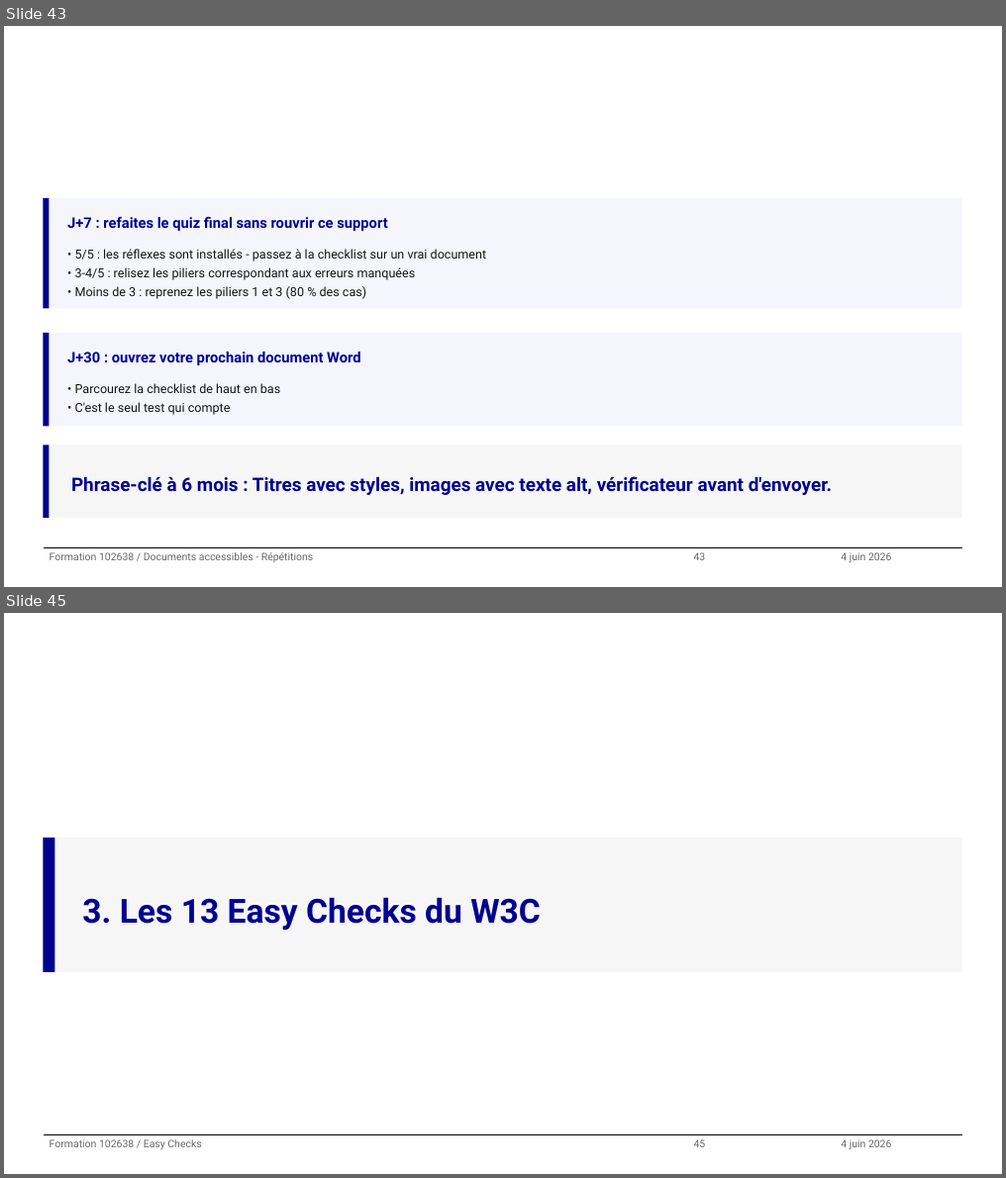
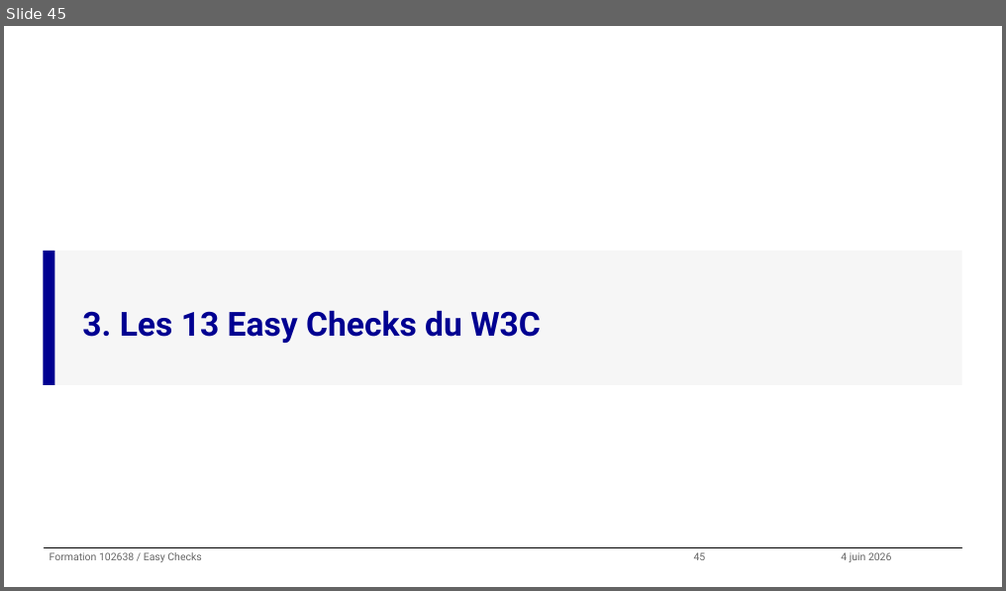
Before and after one commit to alexandra-guiderdoni/usine-fabrication-igpde-102846-ay11, a slide deck: formation-102638-juin-2026.pptx. Shown one above the other, each under a label of ours: slides 43 and 45 before the commit, slide 45 after it; the slides between them are not shown. The pictures are 1006x1178 and 1006x591 pixels, drawn with LibreOffice and Linux fonts; fonts in the diff are those of the drawing; background and template pictures are left out. Boxes give left, top, right and bottom in pixels: in the first picture for what was removed or moved away, otherwise in the second. Text is boxed around its words. In the diff, an @@ line names an element or a change of style, - is before the commit and + after.

Commit message:
Corrections slides IGPDE : composants, quiz, sommaire, clôture
- igpde_dsfr_components : hauteur titre dynamique add_callout/add_alert,
  support \n dans add_highlight
- Slides 27-41 : Stack, stepper 5 items, majuscules, tirets du 6
- Quiz final scindé en 2 slides (questions + réponses)
- Slides 43-44 fusionnées : engagement + cards J+7/J+30/6 mois
- Sommaire : textes courts, row1_top dynamique anti-débordement footer
- 4 nouvelles leçons dans lessons.md

```diff
--- a/formation-102638-juin-2026.pptx
+++ b/formation-102638-juin-2026.pptx
@@ slide 43 removed at (4,26,1002,587), background #FFFFFF; not listed: 1 template element that a slide beside it also shows @@
@@ rectangle removed at (43,198,49,309) @@
@@ rectangle removed at (49,198,962,309) @@
@@ text removed at (49,231,408,274) @@
-Revenez dans 7 jours
@@ text removed at (67,217,387,231) @@
-J+7 : refaites le quiz final sans rouvrir ce support
@@ text removed at (75,249,487,299) @@
-• 5/5 : les réflexes sont installés - passez à la checklist sur un vrai document
-• 3-4/5 : relisez les piliers correspondant aux erreurs manquées
-• Moins de 3 : reprenez les piliers 1 et 3 (80 % des cas)
@@ rectangle removed at (43,333,49,427) @@
@@ rectangle removed at (49,333,962,427) @@
@@ text removed at (67,352,361,366) @@
-J+30 : ouvrez votre prochain document Word
@@ text removed at (75,383,280,415) @@
-• Parcourez la checklist de haut en bas
-• C'est le seul test qui compte
@@ rectangle removed at (43,445,49,518) @@
@@ rectangle removed at (49,445,962,518) @@
@@ text removed at (71,476,832,495) @@
-Phrase-clé à 6 mois : Titres avec styles, images avec texte alt, vérificateur avant d'envoyer.
@@ text removed at (50,553,313,563) @@
-Formation 102638 / Documents accessibles - Répétitions
@@ text removed at (694,553,706,561) @@
-43
@@ text removed at (841,553,892,563) @@
-4 juin 2026
```
Also in this commit, not shown: 56 slides changed, 1 slide added, 14 other files.
